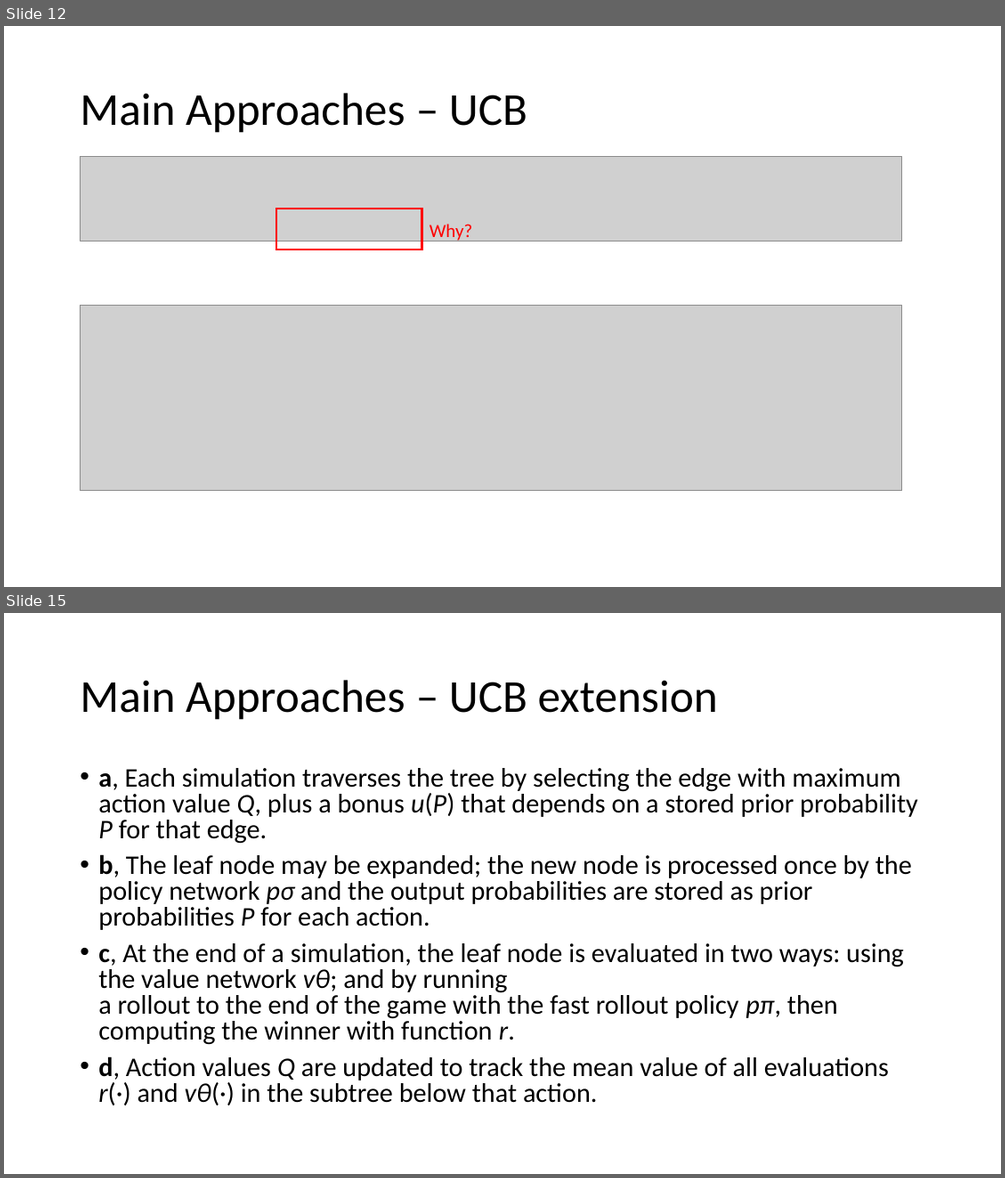
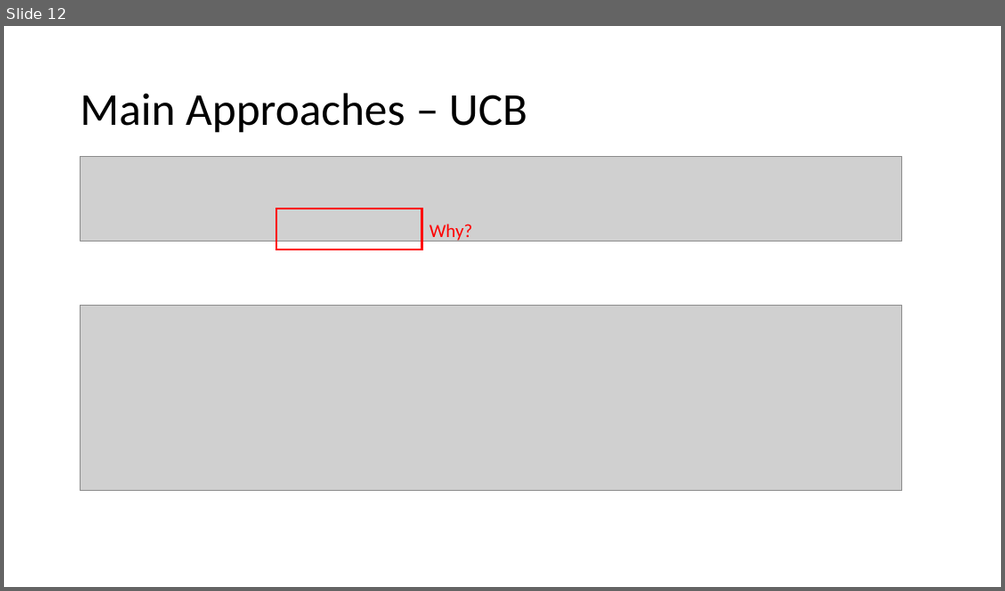
Before and after one commit to wzhe06/Ad-papers, a slide deck: Explore and Exploit/EandE.pptx. Shown one above the other, each under a label of ours: slides 12 and 15 before the commit, slide 12 after it; the slides between them are not shown. The pictures are 1005x1178 and 1005x591 pixels, drawn with LibreOffice and Linux fonts; fonts in the diff are those of the drawing; grey boxes stand for pictures. Boxes give left, top, right and bottom in pixels: in the first picture for what was removed or moved away, otherwise in the second. Text is boxed around its words. In the diff, an @@ line names an element or a change of style, - is before the commit and + after.

```diff
--- a/Explore and Exploit/EandE.pptx
+++ b/Explore and Exploit/EandE.pptx
@@ slide 15 removed at (4, 613, 1001, 1174), background #FFFFFF @@
@@ title removed at (80, 680, 718, 720) @@
-Main Approaches – UCB extension
@@ text removed at (98, 768, 918, 1105) @@
-• a, Each simulation traverses the tree by selecting the edge with maximum action value Q, plus a bonus u(P) that depends on a stored prior probability P for that edge.
-• b, The leaf node may be expanded; the new node is processed once by the policy network pσ and the output probabilities are stored as prior probabilities P for each action.
-• c, At the end of a simulation, the leaf node is evaluated in two ways: using the value network vθ; and by running
-  a rollout to the end of the game with the fast rollout policy pπ, then computing the winner with function r.
-• d, Action values Q are updated to track the mean value of all evaluations r(·) and vθ(·) in the subtree below that action.
```
Also in this commit, not shown: 11 slides changed, 2 slides added, 3 other slides removed, 4 other files.
